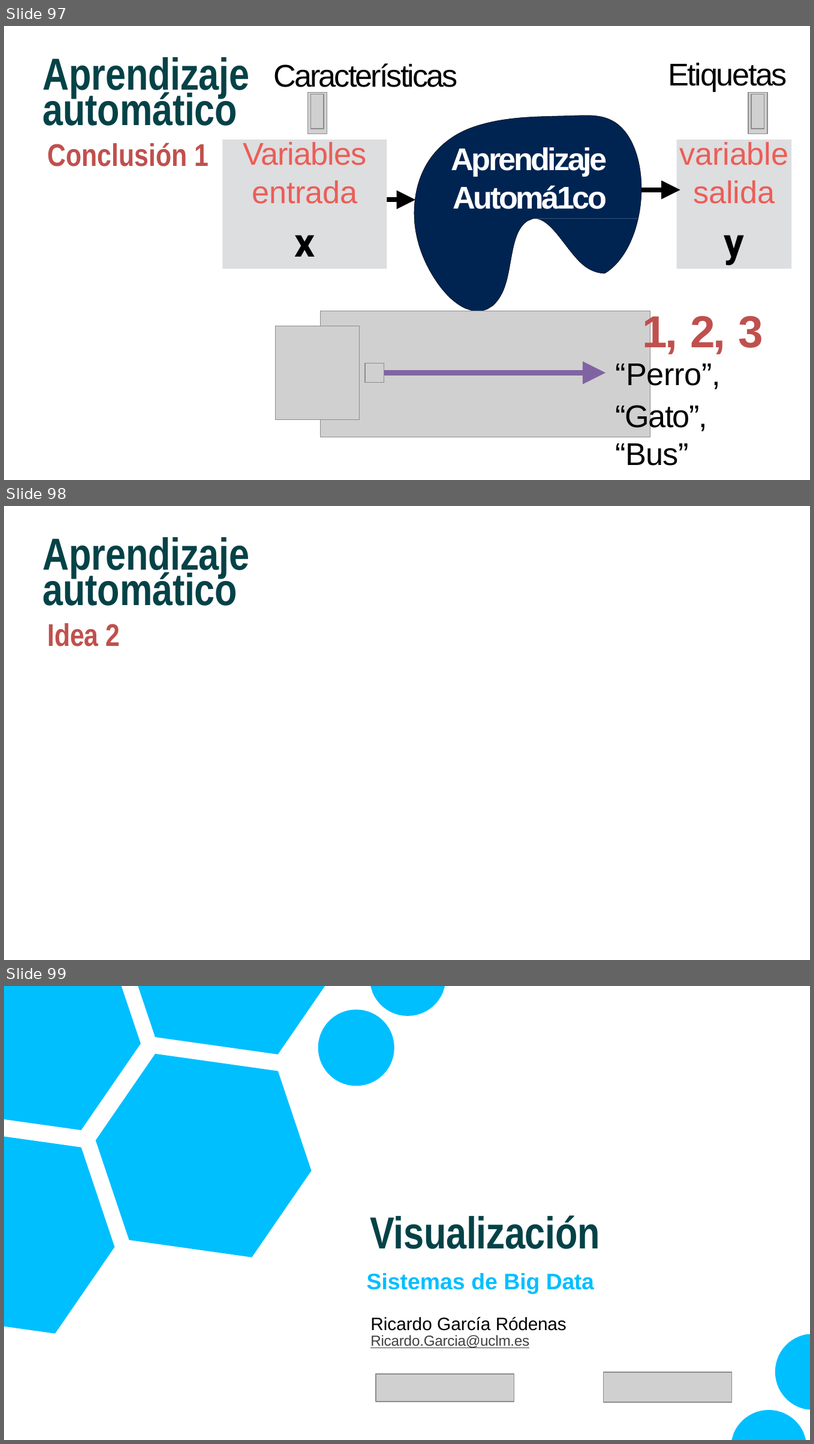
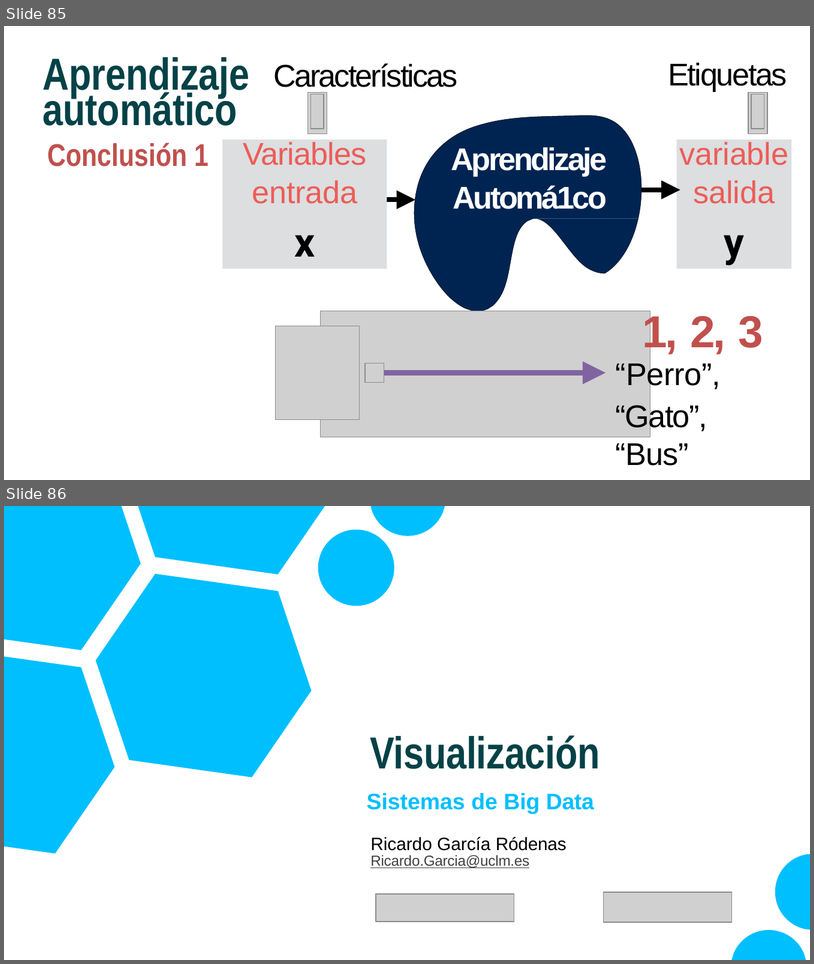
Before and after one commit to CodeWithJuancho/CE_IABD_BIU_SPS, a slide deck: SPS/UT1 - Fundamentos y Arquitectura de Big Data/UT1_1/UT1_1 - Fundamentos de Big Data.pptx. Shown one above the other, each under a label of ours: slides 97, 98 and 99 before the commit, slides 85 and 86 after it. The pictures are 814x1444 and 814x964 pixels, drawn with LibreOffice and Linux fonts; fonts in the diff are those of the drawing; grey boxes stand for pictures; background and template pictures are left out. Boxes give left, top, right and bottom in pixels: in the first picture for what was removed or moved away, otherwise in the second. Text is boxed around its words. In the diff, an @@ line names an element or a change of style, - is before the commit and + after.

```diff
--- a/SPS/UT1 - Fundamentos y Arquitectura de Big Data/UT1_1/UT1_1 - Fundamentos de Big Data.pptx
+++ b/SPS/UT1 - Fundamentos y Arquitectura de Big Data/UT1_1/UT1_1 - Fundamentos de Big Data.pptx
@@ slide 98 removed at (4, 506, 810, 960), background #FFFFFF @@
@@ text removed at (43, 537, 249, 578) @@
-Aprendizaje
@@ text removed at (43, 569, 237, 646) @@
-automático
-Idea 2
@@ what was slide 97 is now slide 85 @@
@@ what was slide 99 is now slide 86 @@
```
Also in this commit, not shown: 6 slides changed, 7 slides added, 15 other slides removed, 3 other files.
